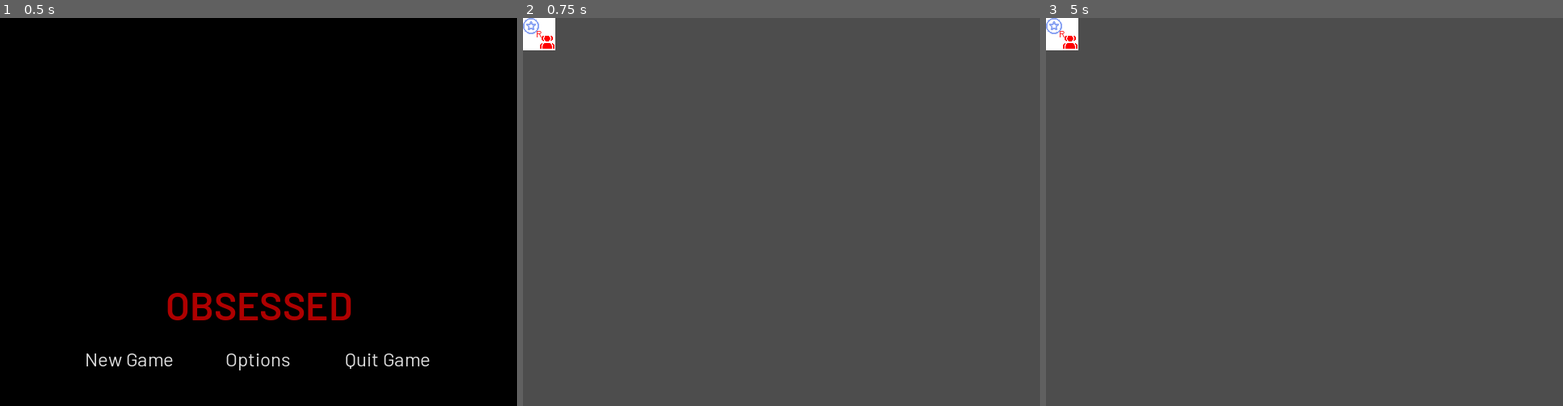
Above: before the commit, frames 1-3 (left to right).
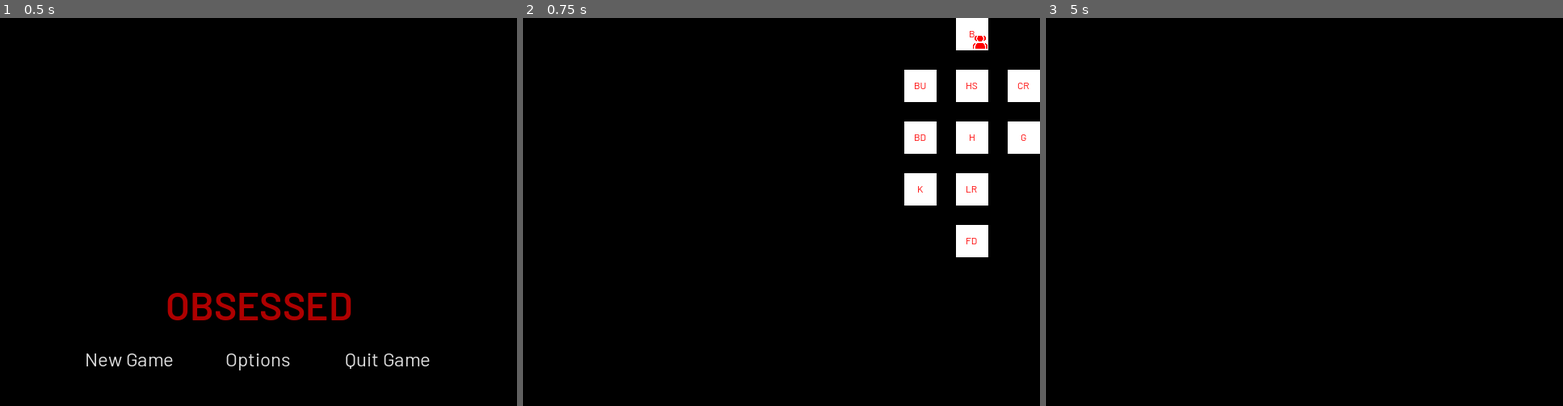
Above: after the commit, the same moments.

Repository: FlamingHerb/obsessed
Game: Godot game, scene res://scenes/title_scene.tscn
Two runs of this game, one before a commit and one after it. Both use one fixed random seed, a clock stepped at 60 frames per second and the inputs below.
Inputs:
- Up to frame 1 (0.5 s): no input
- Up to frame 2 (0.75 s): click "New Game" at 0.5 s
- Up to frame 3 (5 s): tap Enter at 1.25, 2.75, 4.25 s; tap Space at 2, 3.5 s; tap F6 (debug_map) at 4.9 s

Frame 1 is identical in both runs. In frame 2, 100% of the frame differs, in the area x 0-100%, y 0-100%; in frame 3, 100%.

Commit message:
feat(obsession): add proper tracking for obsession in map

Diff:
--- a/scenes/main_game_frame.tscn
+++ b/scenes/main_game_frame.tscn
@@ -20,77 +20,138 @@
 script = ExtResource("1_3u0ws")
 current_scene = ExtResource("2_cfpp1")
 
+[node name="Backdrop" type="ColorRect" parent="." unique_id=1086744433]
+anchors_preset = 15
+anchor_right = 1.0
+anchor_bottom = 1.0
+grow_horizontal = 2
+grow_vertical = 2
+color = Color(0, 0, 0, 1)
+
 [node name="GameArea" type="Node2D" parent="." unique_id=334518458]
 
 [node name="PauseMenu" parent="." unique_id=342466922 instance=ExtResource("2_vtjbl")]
 visible = false
 
-[node name="ObsessedAI" parent="." unique_id=1908456690 instance=ExtResource("3_5gttk")]
-
-[node name="GameMap" type="Control" parent="." unique_id=1709275921]
+[node name="GameMap" type="Control" parent="." unique_id=1709275921 node_paths=PackedStringArray("obsession_ai")]
 layout_mode = 3
-anchors_preset = 0
-offset_right = 40.0
-offset_bottom = 40.0
+anchors_preset = 15
+anchor_right = 1.0
+anchor_bottom = 1.0
+grow_horizontal = 2
+grow_vertical = 2
 script = ExtResource("4_onxw4")
+obsession_ai = NodePath("../ObsessedAI")
 metadata/_custom_type_script = "uid://cl0b3w35t2sxd"
 
 [node name="Bedroom" parent="GameMap" unique_id=2147084624 node_paths=PackedStringArray("map_neighbours") instance=ExtResource("6_dqx88")]
 layout_mode = 0
+offset_left = 536.0
+offset_right = 576.0
+map_label = "B"
 map_name = "Bedroom"
 map_scene = ExtResource("2_cfpp1")
 map_neighbours = [NodePath("../HallStairs")]
 
 [node name="HallStairs" parent="GameMap" unique_id=1245628046 node_paths=PackedStringArray("map_neighbours") instance=ExtResource("6_dqx88")]
 layout_mode = 0
+offset_left = 536.0
+offset_top = 64.0
+offset_right = 576.0
+offset_bottom = 104.0
+map_label = "HS"
 map_name = "HallStairs"
 map_scene = ExtResource("9_28y4d")
 map_neighbours = [NodePath("../Bedroom"), NodePath("../BathroomUpstairs"), NodePath("../ClosetRoom"), NodePath("../Hall")]
 
 [node name="BathroomUpstairs" parent="GameMap" unique_id=1427428842 node_paths=PackedStringArray("map_neighbours") instance=ExtResource("6_dqx88")]
 layout_mode = 0
+offset_left = 472.0
+offset_top = 64.0
+offset_right = 512.0
+offset_bottom = 104.0
+map_label = "BU"
 map_name = "BathroomUpstairs"
 map_scene = ExtResource("7_dq1ta")
 map_neighbours = [NodePath("../HallStairs")]
 
 [node name="ClosetRoom" parent="GameMap" unique_id=1937709289 node_paths=PackedStringArray("map_neighbours") instance=ExtResource("6_dqx88")]
 layout_mode = 0
+offset_left = 600.0
+offset_top = 64.0
+offset_right = 640.0
+offset_bottom = 104.0
+map_label = "CR"
 map_name = "ClosetRoom"
 map_scene = ExtResource("10_xs1j4")
 map_neighbours = [NodePath("../HallStairs")]
 
 [node name="BathroomDownstairs" parent="GameMap" unique_id=1477787819 node_paths=PackedStringArray("map_neighbours") instance=ExtResource("6_dqx88")]
 layout_mode = 0
+offset_left = 472.0
+offset_top = 128.0
+offset_right = 512.0
+offset_bottom = 168.0
+map_label = "BD"
 map_name = "BathroomDownstairs"
 map_scene = ExtResource("8_56g8q")
 map_neighbours = [NodePath("../Hall")]
 
 [node name="Hall" parent="GameMap" unique_id=1552257219 node_paths=PackedStringArray("map_neighbours") instance=ExtResource("6_dqx88")]
 layout_mode = 0
+offset_left = 536.0
+offset_top = 128.0
+offset_right = 576.0
+offset_bottom = 168.0
+map_label = "H"
 map_name = "Hall"
 map_scene = ExtResource("11_qpu3v")
 map_neighbours = [NodePath("../HallStairs"), NodePath("../BathroomDownstairs"), NodePath("../Garage"), NodePath("../LivingRoom")]
 
 [node name="Garage" parent="GameMap" unique_id=1434123341 node_paths=PackedStringArray("map_neighbours") instance=ExtResource("6_dqx88")]
 layout_mode = 0
+offset_left = 600.0
+offset_top = 128.0
+offset_right = 640.0
+offset_bottom = 168.0
+map_label = "G"
 map_name = "Garage"
 map_scene = ExtResource("12_wafmi")
 map_neighbours = [NodePath("../Hall")]
 
 [node name="Kitchen" parent="GameMap" unique_id=1388720268 node_paths=PackedStringArray("map_neighbours") instance=ExtResource("6_dqx88")]
 layout_mode = 0
+offset_left = 472.0
+offset_top = 192.0
+offset_right = 512.0
+offset_bottom = 232.0
+map_label = "K"
 map_name = "Kitchen"
 map_scene = ExtResource("13_rfxsm")
 map_neighbours = [NodePath("../LivingRoom")]
 
 [node name="LivingRoom" parent="GameMap" unique_id=513706135 node_paths=PackedStringArray("map_neighbours") instance=ExtResource("6_dqx88")]
 layout_mode = 0
+offset_left = 536.0
+offset_top = 192.0
+offset_right = 576.0
+offset_bottom = 232.0
+map_label = "LR"
 map_name = "LivingRoom"
 map_scene = ExtResource("14_633l6")
 map_neighbours = [NodePath("../Hall"), NodePath("../Kitchen"), NodePath("../FrontDoor")]
 
 [node name="FrontDoor" parent="GameMap" unique_id=1475694425 node_paths=PackedStringArray("map_neighbours") instance=ExtResource("6_dqx88")]
 layout_mode = 0
+offset_left = 536.0
+offset_top = 256.0
+offset_right = 576.0
+offset_bottom = 296.0
+map_label = "FD"
 map_name = "FrontDoor"
 map_scene = ExtResource("15_nacsm")
 map_neighbours = [NodePath("../LivingRoom")]
+
+[node name="ObsessedAI" parent="." unique_id=1908456690 node_paths=PackedStringArray("obsessed_starting_point", "patrol_route") instance=ExtResource("3_5gttk")]
+obsessed_starting_point = NodePath("../GameMap/Bedroom")
+patrol_route = [NodePath("../GameMap/Bedroom"), NodePath("../GameMap/HallStairs"), NodePath("../GameMap/BathroomUpstairs"), NodePath("../GameMap/Hall"), NodePath("../GameMap/Kitchen"), NodePath("../GameMap/LivingRoom"), NodePath("../GameMap/FrontDoor")]
--- /dev/null
+++ b/scenes/map/game_map.tscn
@@ -0,0 +1,133 @@
+[gd_scene format=3 uid="uid://dnscwde0vpcry"]
+
+[ext_resource type="Script" uid="uid://cl0b3w35t2sxd" path="res://scripts/map/game_map.gd" id="1_d2848"]
+[ext_resource type="PackedScene" uid="uid://ctcv3lf58d6vd" path="res://scenes/map/map_node.tscn" id="2_r3beg"]
+[ext_resource type="PackedScene" uid="uid://btje5tj6gpu6o" path="res://scenes/areas/bed_room.tscn" id="3_jxwd0"]
+[ext_resource type="PackedScene" uid="uid://b0y3b0kacecix" path="res://scenes/areas/hall_stairs.tscn" id="4_y3til"]
+[ext_resource type="PackedScene" uid="uid://c623idewl1ask" path="res://scenes/areas/bathroom_upstairs.tscn" id="5_falhu"]
+[ext_resource type="PackedScene" uid="uid://cfvv1munb3hpd" path="res://scenes/areas/closet_room.tscn" id="6_eyedt"]
+[ext_resource type="PackedScene" uid="uid://bjjtfdaopnct" path="res://scenes/areas/bathroom_downstairs.tscn" id="7_oc07h"]
+[ext_resource type="PackedScene" uid="uid://bcxlhlvvowy2o" path="res://scenes/areas/hall.tscn" id="8_cnh2b"]
+[ext_resource type="PackedScene" uid="uid://bvmjkyvpcjxqi" path="res://scenes/areas/garage.tscn" id="9_yqllf"]
+[ext_resource type="PackedScene" uid="uid://cw5svg83rmnde" path="res://scenes/areas/kitchen.tscn" id="10_smxdv"]
+[ext_resource type="PackedScene" uid="uid://c5m4nj23k5k4l" path="res://scenes/areas/living_room.tscn" id="11_khf7d"]
+[ext_resource type="PackedScene" uid="uid://dwpeamvnd18wr" path="res://scenes/areas/front_door.tscn" id="12_35h1d"]
+
+[node name="GameMap" type="Control" unique_id=937656268 node_paths=PackedStringArray("obsession_ai")]
+layout_mode = 3
+anchors_preset = 15
+anchor_right = 1.0
+anchor_bottom = 1.0
+grow_horizontal = 2
+grow_vertical = 2
+script = ExtResource("1_d2848")
+obsession_ai = NodePath("")
+metadata/_custom_type_script = "uid://cl0b3w35t2sxd"
+
+[node name="Bedroom" parent="." unique_id=2147084624 node_paths=PackedStringArray("map_neighbours") instance=ExtResource("2_r3beg")]
+layout_mode = 0
+offset_left = 536.0
+offset_right = 576.0
+map_label = "B"
+map_name = "Bedroom"
+map_scene = ExtResource("3_jxwd0")
+map_neighbours = [NodePath("../HallStairs")]
+
+[node name="HallStairs" parent="." unique_id=1589472052 node_paths=PackedStringArray("map_neighbours") instance=ExtResource("2_r3beg")]
+layout_mode = 0
+offset_left = 536.0
+offset_top = 64.0
+offset_right = 576.0
+offset_bottom = 104.0
+map_label = "HS"
+map_name = "HallStairs"
+map_scene = ExtResource("4_y3til")
+map_neighbours = [NodePath("../Bedroom"), NodePath("../BathroomUpstairs"), NodePath("../ClosetRoom"), NodePath("../Hall")]
+
+[node name="BathroomUpstairs" parent="." unique_id=224067688 node_paths=PackedStringArray("map_neighbours") instance=ExtResource("2_r3beg")]
+layout_mode = 0
+offset_left = 472.0
+offset_top = 64.0
+offset_right = 512.0
+offset_bottom = 104.0
+map_label = "BU"
+map_name = "BathroomUpstairs"
+map_scene = ExtResource("5_falhu")
+map_neighbours = [NodePath("../HallStairs")]
+
+[node name="ClosetRoom" parent="." unique_id=676554267 node_paths=PackedStringArray("map_neighbours") instance=ExtResource("2_r3beg")]
+layout_mode = 0
+offset_left = 600.0
+offset_top = 64.0
+offset_right = 640.0
+offset_bottom = 104.0
+map_label = "CR"
+map_name = "ClosetRoom"
+map_scene = ExtResource("6_eyedt")
+map_neighbours = [NodePath("../HallStairs")]
+
+[node name="BathroomDownstairs" parent="." unique_id=1243504307 node_paths=PackedStringArray("map_neighbours") instance=ExtResource("2_r3beg")]
+layout_mode = 0
+offset_left = 472.0
+offset_top = 128.0
+offset_right = 512.0
+offset_bottom = 168.0
+map_label = "BD"
+map_name = "BathroomDownstairs"
+map_scene = ExtResource("7_oc07h")
+map_neighbours = [NodePath("../Hall")]
+
+[node name="Hall" parent="." unique_id=801797679 node_paths=PackedStringArray("map_neighbours") instance=ExtResource("2_r3beg")]
+layout_mode = 0
+offset_left = 536.0
+offset_top = 128.0
+offset_right = 576.0
+offset_bottom = 168.0
+map_label = "H"
+map_name = "Hall"
+map_scene = ExtResource("8_cnh2b")
+map_neighbours = [NodePath("../HallStairs"), NodePath("../BathroomDownstairs"), NodePath("../Garage"), NodePath("../LivingRoom")]
+
+[node name="Garage" parent="." unique_id=163740503 node_paths=PackedStringArray("map_neighbours") instance=ExtResource("2_r3beg")]
+layout_mode = 0
+offset_left = 600.0
+offset_top = 128.0
+offset_right = 640.0
+offset_bottom = 168.0
+map_label = "G"
+map_name = "Garage"
+map_scene = ExtResource("9_yqllf")
+map_neighbours = [NodePath("../Hall")]
+
+[node name="Kitchen" parent="." unique_id=1440275040 node_paths=PackedStringArray("map_neighbours") instance=ExtResource("2_r3beg")]
+layout_mode = 0
+offset_left = 472.0
+offset_top = 192.0
+offset_right = 512.0
+offset_bottom = 232.0
+map_label = "K"
+map_name = "Kitchen"
+map_scene = ExtResource("10_smxdv")
+map_neighbours = [NodePath("../LivingRoom")]
+
+[node name="LivingRoom" parent="." unique_id=2070069527 node_paths=PackedStringArray("map_neighbours") instance=ExtResource("2_r3beg")]
+layout_mode = 0
+offset_left = 536.0
+offset_top = 192.0
+offset_right = 576.0
+offset_bottom = 232.0
+map_label = "LR"
+map_name = "LivingRoom"
+map_scene = ExtResource("11_khf7d")
+map_neighbours = [NodePath("../Hall"), NodePath("../Kitchen"), NodePath("../FrontDoor")]
+
+[node name="FrontDoor" parent="." unique_id=336532926 node_paths=PackedStringArray("map_neighbours") instance=ExtResource("2_r3beg")]
+layout_mode = 0
+offset_left = 536.0
+offset_top = 256.0
+offset_right = 576.0
+offset_bottom = 296.0
+map_label = "FD"
+map_name = "FrontDoor"
+map_scene = ExtResource("12_35h1d")
+map_neighbours = [NodePath("../LivingRoom")]
--- a/scenes/map/map_node.tscn
+++ b/scenes/map/map_node.tscn
@@ -11,8 +11,8 @@
 [node name="MapNode" type="Control" unique_id=2147084624]
 layout_mode = 3
 anchors_preset = 0
-offset_right = 20.0
-offset_bottom = 20.0
+offset_right = 40.0
+offset_bottom = 40.0
 mouse_filter = 2
 script = ExtResource("1_y6hvl")
 
--- a/scripts/logic/data_manager.gd
+++ b/scripts/logic/data_manager.gd
@@ -11,17 +11,6 @@
 
 enum SWCH_NAME {
 	LOC_1_STALL,
-	LOC_1_SUNKEN_GARDEN,
-	LOC_1_ADIS_MURAL,
-	LOC_1_TREES,
-	LOC_1_LOOSE_CHICKEN,
-	LOC_2_KIDS_PLAYING,
-	LOC_2_LANTERNS,
-	LOC_2_RADIO,
-	LOC_2_GRAFFITI,
-	LOC_2_CLOTHES,
-	LOC_2_MANNEQUINS,
-	LOC_2_JABEE
 }
 
 enum VAR_NAME {
--- a/scripts/main_game_frame.gd
+++ b/scripts/main_game_frame.gd
@@ -15,10 +15,10 @@
 	#WIKS
 #}
 
-## INFO: Exported variables
+# INFO: Exported variables
 @export var current_scene: PackedScene
 
-## INFO: Onready variables
+# INFO: Onready variables
 @onready var game_area = $GameArea
 
 
--- a/scripts/map/game_map.gd
+++ b/scripts/map/game_map.gd
@@ -7,3 +7,21 @@
 
 class_name GameMap
 extends Control
+
+## The Obsession AI that it will refer to.
+@export var obsession_ai: ObsessedAI
+
+func _ready() -> void:
+	obsession_ai.obsessed_entered.connect(_obsession_entering_area)
+	obsession_ai.obsessed_exited.connect(_obsession_exiting_area)
+
+func _obsession_entering_area(target_area: MapNode) -> void:
+	target_area.obsessed_icon.show()
+
+func _obsession_exiting_area(target_area: MapNode) -> void:
+	target_area.obsessed_icon.hide()
+
+func _unhandled_input(event: InputEvent) -> void:
+	if Input.is_action_just_pressed("debug_map"):
+		if self.visible: hide()
+		else: show()
--- a/scripts/map/map_node.gd
+++ b/scripts/map/map_node.gd
@@ -1,3 +1,4 @@
+@icon("res://nodes/location_button.svg")
 #==============================================================================
 # ** Map Node
 #------------------------------------------------------------------------------
@@ -13,6 +14,8 @@
 signal player_entered
 signal player_exited
 
+## Shows as the character for the label.
+@export var map_label: String
 ## Name to display in debug.
 @export var map_name: String
 ## Scene to use when referring to this map node.
@@ -20,10 +23,14 @@
 ## Used by the Obsessed AI's traversal.
 @export var map_neighbours: Array[MapNode]
 
+@onready var char_label: Label = $Label
+@onready var player_icon: TextureRect = $Player
+@onready var obsessed_icon: TextureRect = $Obsessed
+
 # Called when the node enters the scene tree for the first time.
 func _ready() -> void:
 	name = map_name
+	char_label.text = map_label
 
-# Called every frame. 'delta' is the elapsed time since the previous frame.
-func _process(delta: float) -> void:
-	pass
+	player_icon.hide()
+	obsessed_icon.hide()
--- a/scripts/map/obsessed_ai.gd
+++ b/scripts/map/obsessed_ai.gd
@@ -7,3 +7,25 @@
 
 class_name ObsessedAI
 extends Node
+
+signal obsessed_entered(target_area: MapNode)
+signal obsessed_exited(current_area: MapNode)
+
+## Where the obsessed starts in (the bedroom)
+@export var obsessed_starting_point: MapNode
+## Usual patrol route, will be ignored during some states.
+@export var patrol_route: Array[MapNode]
+
+## Current location of the obsession
+var current_location: MapNode
+
+func _ready() -> void:
+	_obsession_moving(obsessed_starting_point)
+
+func _obsession_moving(target_area: MapNode) -> void:
+	# Tell the other parts that the obsessed is exiting the area.
+	if current_location:
+		obsessed_exited.emit(current_location)
+
+	current_location = target_area
+	obsessed_entered.emit(target_area)
